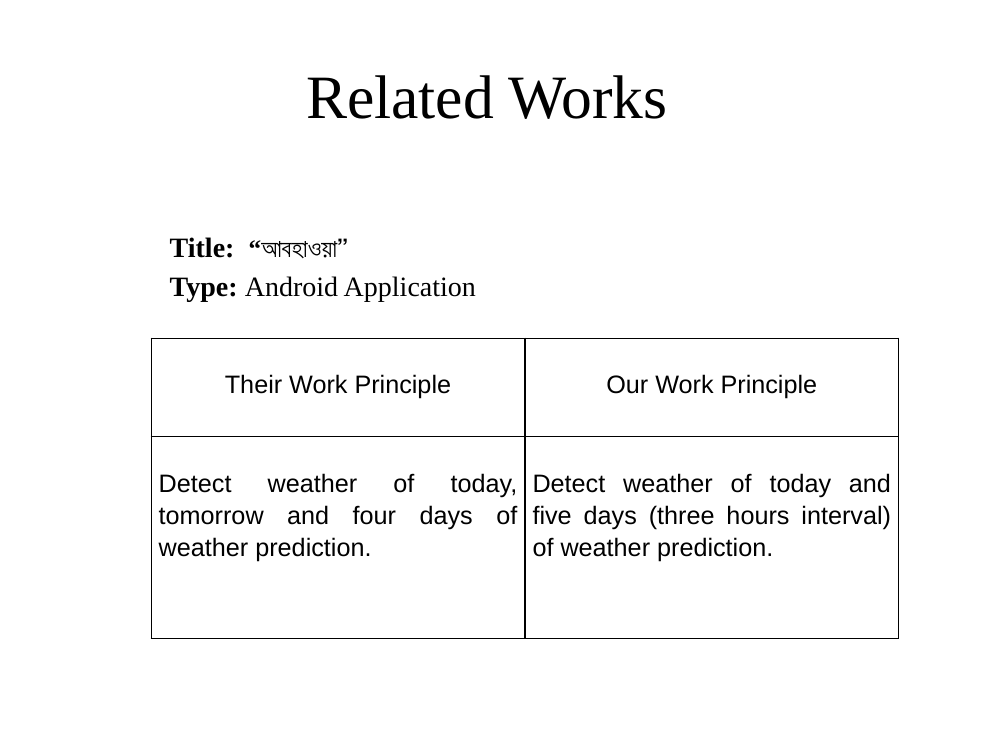
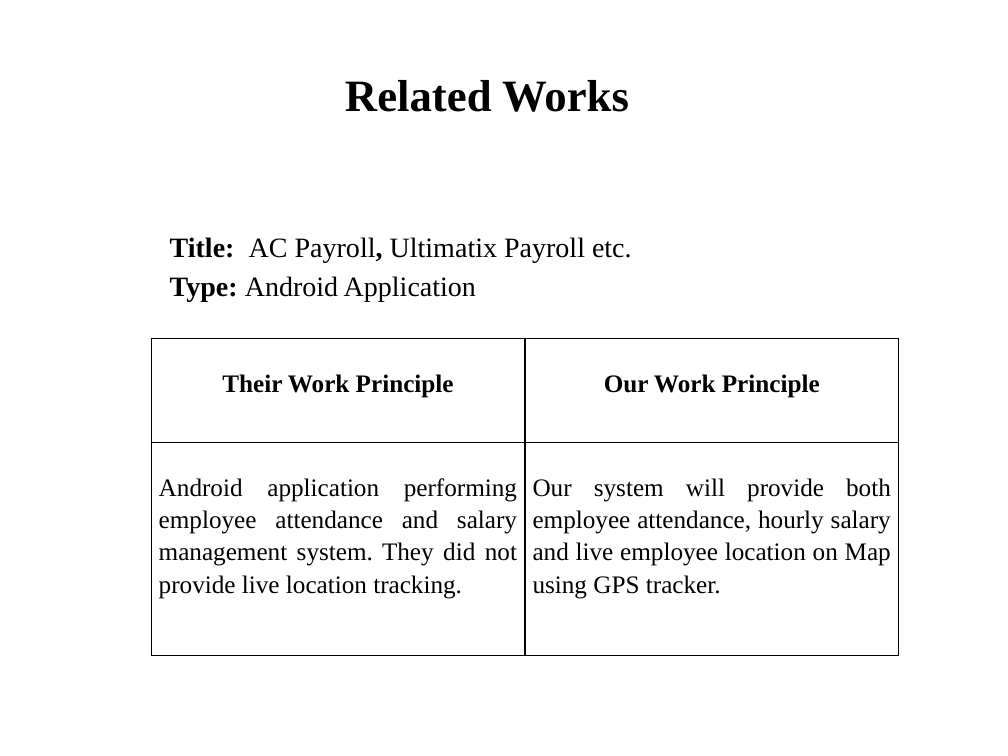
Before and after one commit to RedwanSharafatKabir/Track_Me, a slide deck: slide 4 of Track_Me Documents/EUB-APGT.pptx. Drawn at 1008x756 pixels with LibreOffice and Linux fonts; fonts in the diff are those of the drawing. Boxes give left, top, right and bottom in pixels: in the first picture for what was removed or moved away, otherwise in the second. Text is boxed around its words. In the diff, an @@ line names an element or a change of style, - is before the commit and + after.

```diff
--- a/Track_Me Documents/EUB-APGT.pptx
+++ b/Track_Me Documents/EUB-APGT.pptx
@@ title "Related Works" at (345, 80, 629, 112): size 44 to 32 pt, bold on @@
@@ text at (170, 237, 632, 262): text changed; size 18 to 20 pt; bold off @@
-Title: “আবহাওয়া”
+Title: AC Payroll, Ultimatix Payroll etc.
@@ table at (151, 339, 899, 655) @@
-row 2, column 1: Detect weather of today, tomorrow and four days of weather prediction.
+row 2, column 1: Android application performing employee attendance and salary management system. They did not provide live location tracking.
-row 2, column 2: Detect weather of today and five days (three hours interval) of weather prediction.
+row 2, column 2: Our system will provide both employee attendance, hourly salary and live employee location on Map using GPS tracker.
@@ font Arial to Times New Roman, bold on in "Their Work Principle", "Our Work Principle" @@
```
Also in this commit, not shown: 7 other slides changed, 3 slides added, 3 slides removed, 5 other files.
